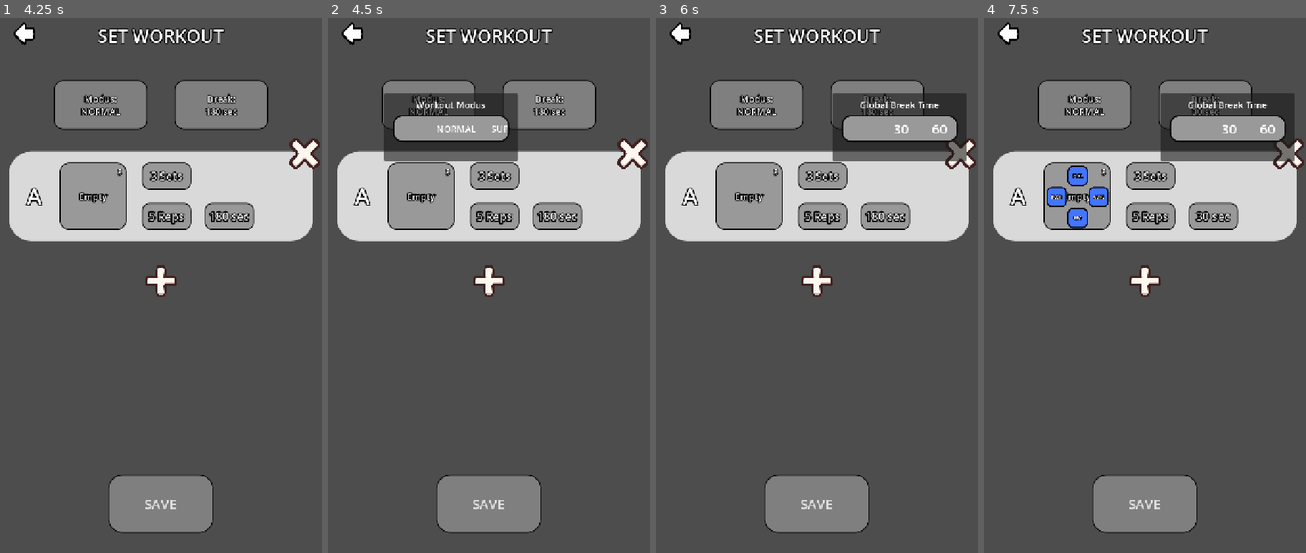
Above: before the commit, frames 1-4 (left to right).
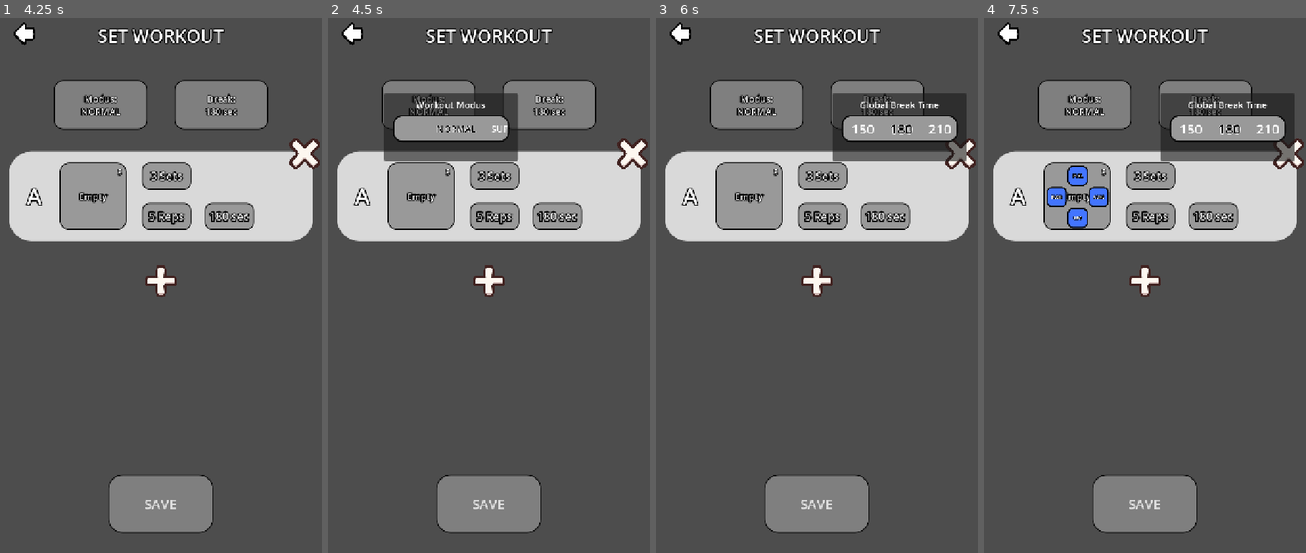
Above: after the commit, the same moments.

Repository: derdrache/Calisthenics-App
Game: Godot game, scene res://main_menu_page/main_menu.tscn
Same seed, same stepped clock (60 frames per second), same inputs: the game is played once before the commit and once after it. The engine's default icon, where the game draws it, is replaced by a stand-in: a white triangle on a blue panel in a dark square.
Inputs (mouse positions are in pixels of both pictures, inside the frame that each line leads up to):
- Up to frame 1 (4.25 s): click (299, 92) at 0.5 s; click (299, 92) at 1.25 s; click (22, 92) at 2 s; click (54, 98) at 2.77 s; click "SETUP" at 3.5 s
- Up to frame 2 (4.5 s): click "Modus: NORMAL" at 4.25 s
- Up to frame 3 (6 s): click "Modus: NORMAL" at 5 s; click "Break: 180 sec" at 5.75 s
- Up to frame 4 (7.5 s): click (1077, 194) at 6.5 s; click "Break: 30 sec" (after the commit: "Break: 180 sec") at 7.25 s

Frame 1 is identical in both runs. In frame 2, 0.1% of the frame differs, in the area x 33-46%, y 20-22%; in frame 3, 0.2%; in frame 4, 0.5%, in the area x 60-92%, y 16-39%.

Commit message:
fix selection init value

Diff:
--- a/widgets/selection_carusel/label_selection_carusel.gd
+++ b/widgets/selection_carusel/label_selection_carusel.gd
@@ -13,11 +13,7 @@
 @export var stringList: Array
 @export var maxValue := 10
 @export var steps := 1
-@export var initialValue := 5:
-	set(value):
-		initialValue = value
-		if is_node_ready():
-			_set_carusel_start()
+@export var initialValue := 5
 
 @export var withBackground := true
 @export var withCloseOnBackgroundClick := true
@@ -31,6 +27,8 @@
 		_create_normal_labels()
 
 	if not withBackground: _remove_background()
+
+	_set_carusel_start()
 
 func _create_number_labels() -> void:
 	var spacer := Label.new()
